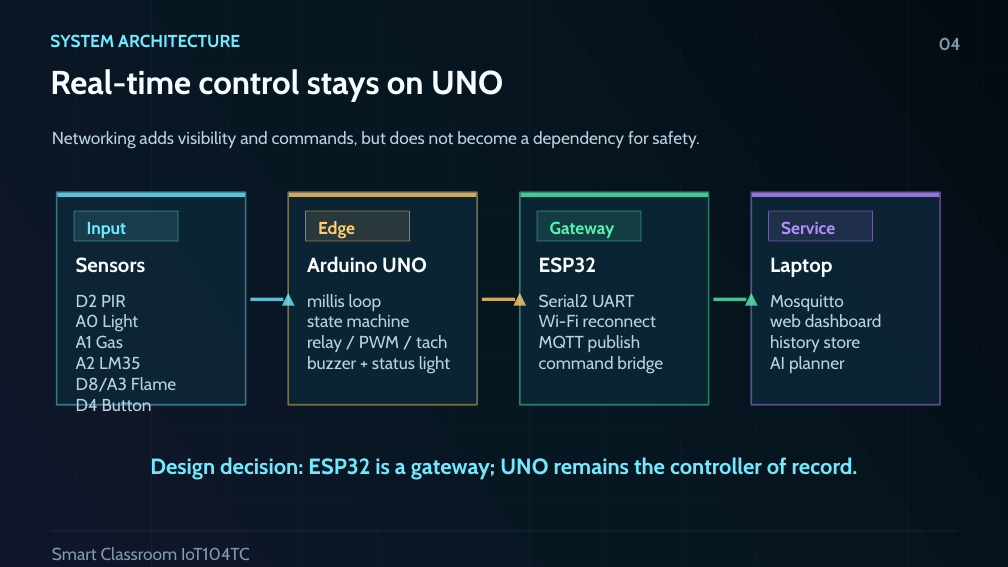
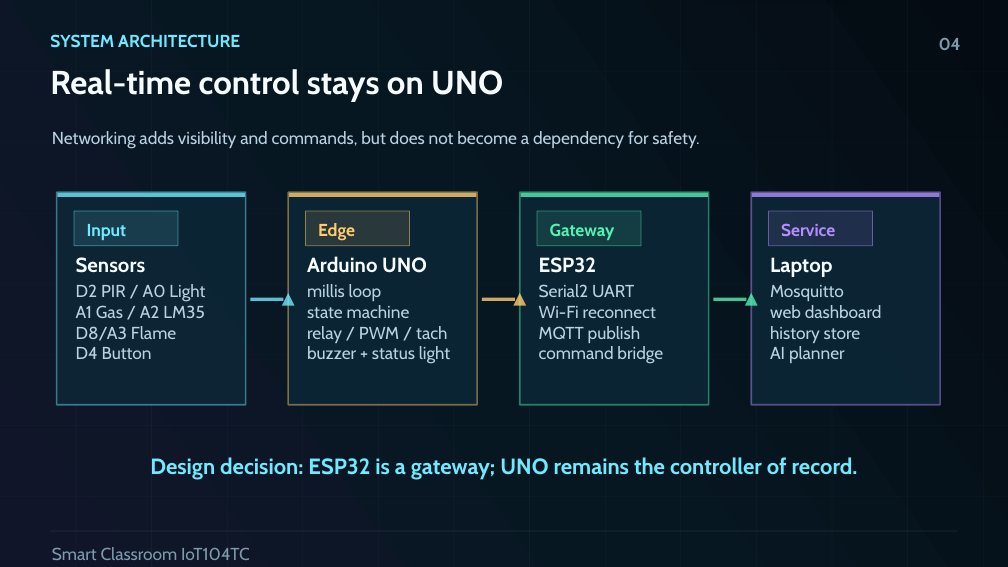
Before and after one commit to 3351666087/desktop-tutorial, a slide deck: slide 4 of docs/presentation/SmartClassroom_IoT104TC_Demo.pptx. Drawn at 1008x567 pixels with LibreOffice and Linux fonts; fonts in the diff are those of the drawing. Boxes give left, top, right and bottom in pixels: in the first picture for what was removed or moved away, otherwise in the second. Text is boxed around its words. In the diff, an @@ line names an element or a change of style, - is before the commit and + after.

Commit message:
Add PPT layout QA to delivery self-check

```diff
--- a/docs/presentation/SmartClassroom_IoT104TC_Demo.pptx
+++ b/docs/presentation/SmartClassroom_IoT104TC_Demo.pptx
@@ rectangle: place and size @@
-rectangle at box(74, 211, 178, 241)
+rectangle at box(74, 211, 178, 246)
@@ rectangle: place and size @@
-rectangle at box(306, 211, 410, 241)
+rectangle at box(306, 211, 410, 246)
@@ rectangle: place and size @@
-rectangle at box(537, 211, 641, 241)
+rectangle at box(537, 211, 641, 246)
@@ rectangle: place and size @@
-rectangle at box(769, 211, 873, 241)
+rectangle at box(769, 211, 873, 246)
@@ text at box(76, 284, 205, 318): text changed @@
-D2 PIR
-A0 Light
-A1 Gas
-A2 LM35
+D2 PIR / A0 Light
+A1 Gas / A2 LM35
@@ text "D2 PIR / A0 Light": place and size @@
-text "D2 PIR / A0 Light" at box(76, 294, 176, 411)
+text "D2 PIR / A0 Light" at box(76, 284, 205, 359)
@@ text "millis loop": place and size @@
-text "millis loop" at box(307, 294, 450, 374)
+text "millis loop" at box(307, 284, 450, 364)
@@ text "Serial2 UART": place and size @@
-text "Serial2 UART" at box(539, 294, 663, 374)
+text "Serial2 UART" at box(539, 284, 663, 364)
@@ text "Mosquitto": place and size @@
-text "Mosquitto" at box(770, 295, 882, 373)
+text "Mosquitto" at box(770, 285, 882, 363)
```
Also in this commit, not shown: 15 other slides changed, 18 other files.
